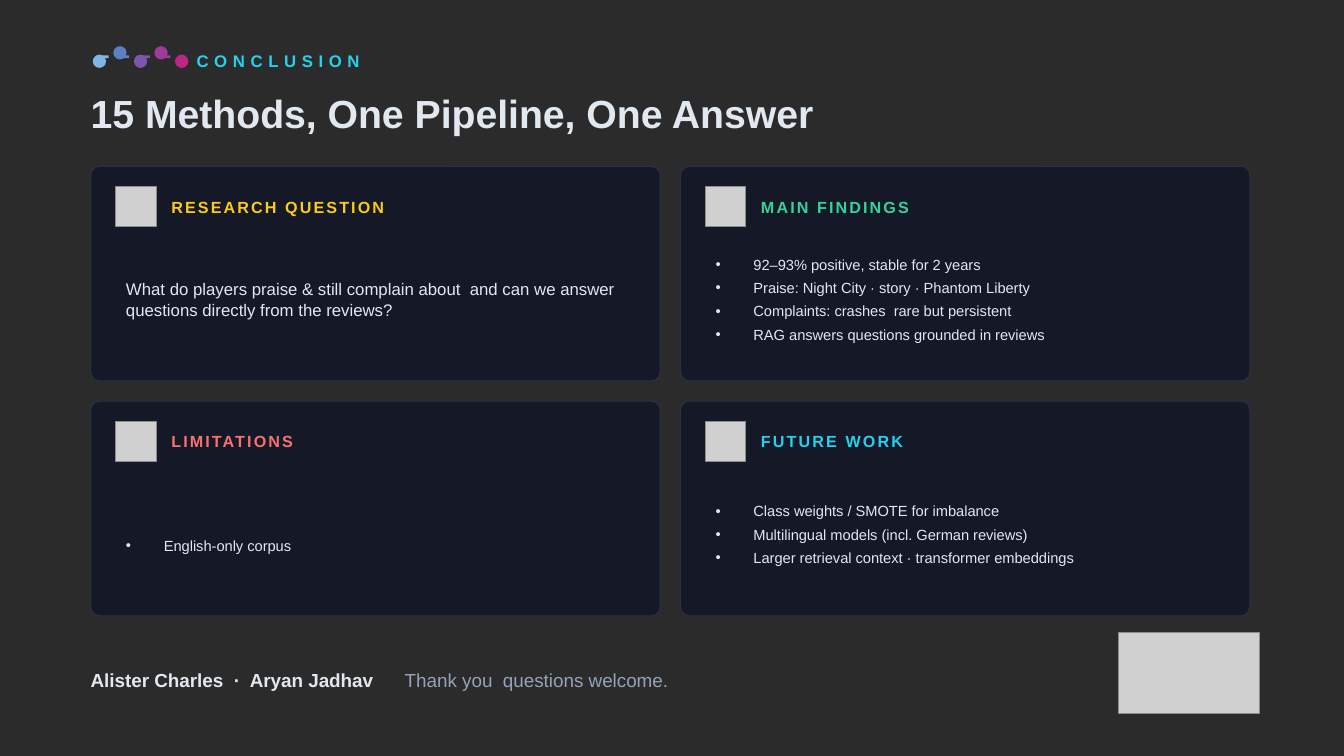
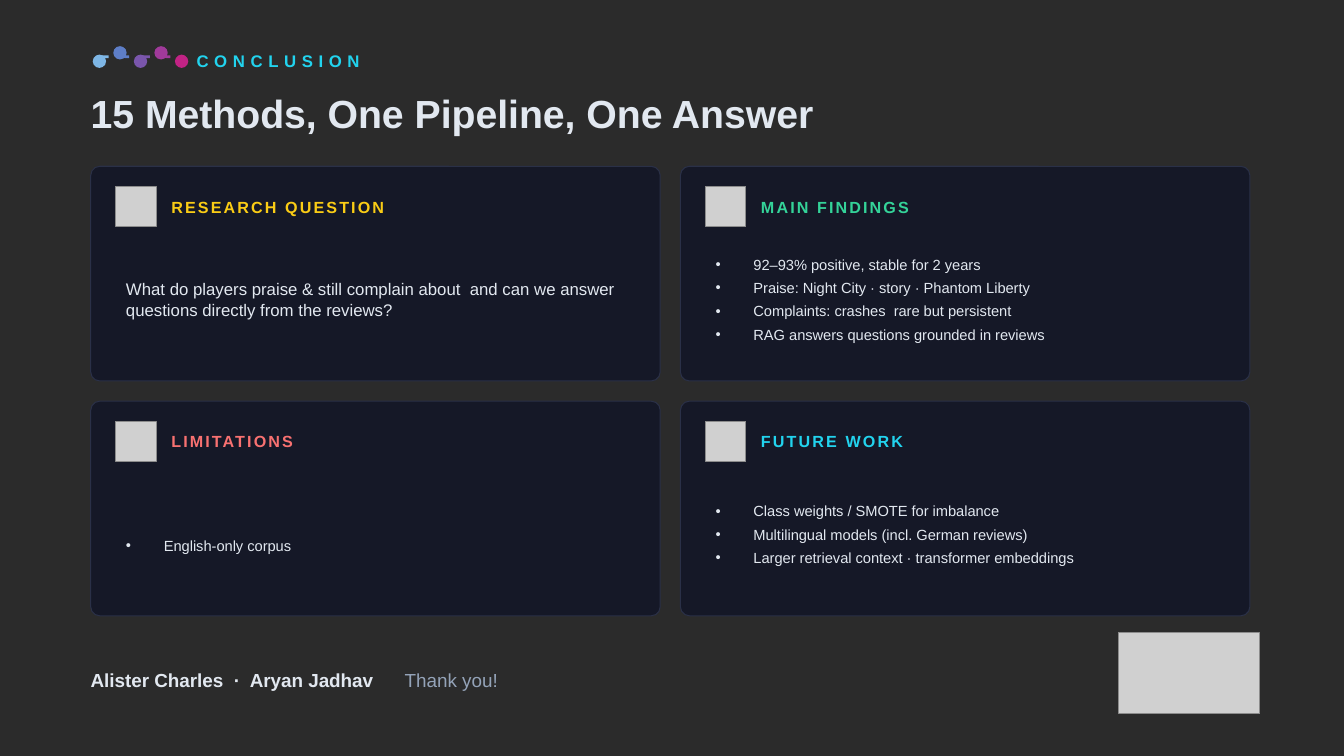
Before and after one commit to Aryan2033/Sentiment-Analysis-of-Cyberpunk-2077, a slide deck: slide 15 of presentation/Cyberpunk_NLP_Presentation.pptx. Drawn at 1344x756 pixels with LibreOffice and Linux fonts; fonts in the diff are those of the drawing; grey boxes stand for pictures; background and template pictures are left out; a plain dark background stands for a picture behind light text. Boxes give left, top, right and bottom in pixels: in the first picture for what was removed or moved away, otherwise in the second. Text is boxed around its words. In the diff, an @@ line names an element or a change of style, - is before the commit and + after.

```diff
--- a/presentation/Cyberpunk_NLP_Presentation.pptx
+++ b/presentation/Cyberpunk_NLP_Presentation.pptx
@@ text at (91,673,498,691): text changed @@
-Alister Charles · Aryan Jadhav Thank you questions welcome.
+Alister Charles · Aryan Jadhav Thank you!
```
Also in this commit, not shown: 3 other slides changed, 1 other file.
